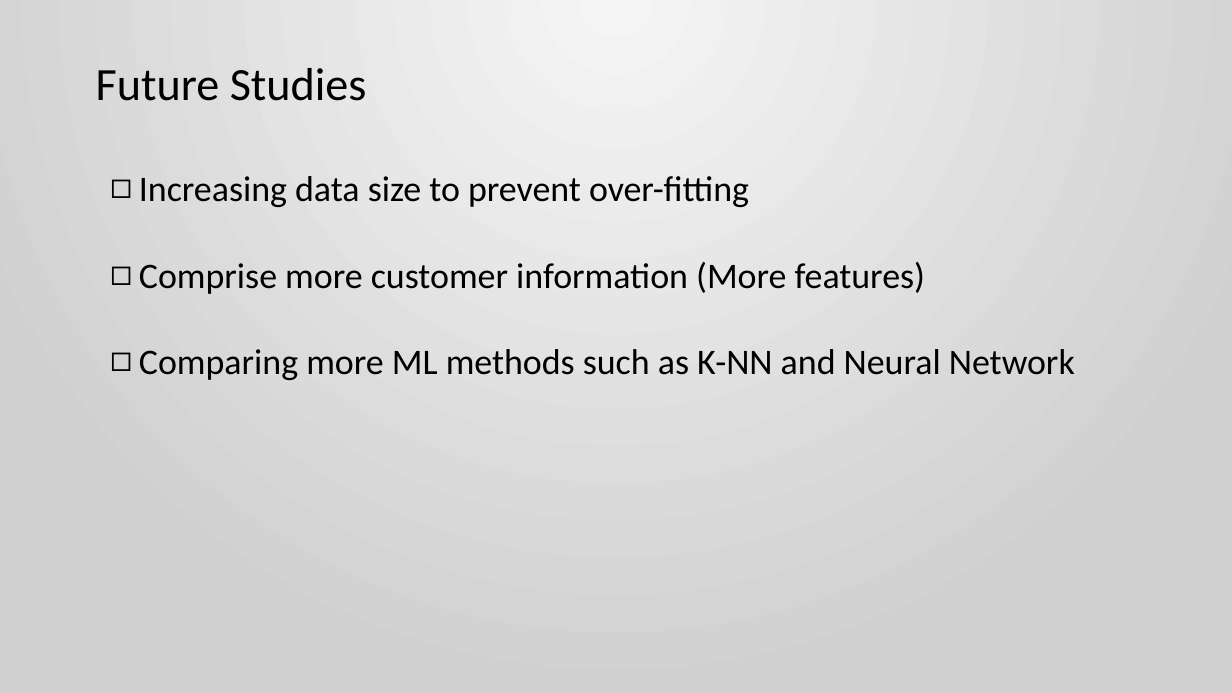
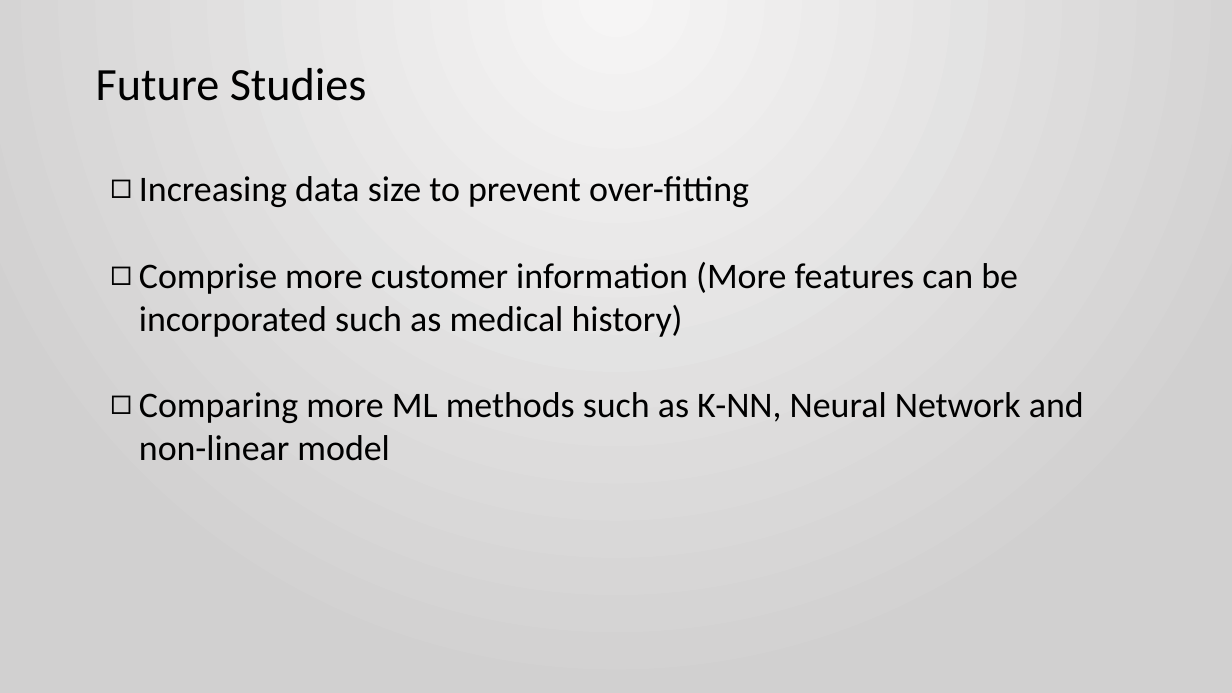
Before and after one commit to ronald55699/Capstone-2, a slide deck: slide 20 of Report/Capstone 2 Presentation.pptx (slide 16 before the commit). Drawn at 1232x693 pixels with LibreOffice and Linux fonts; fonts in the diff are those of the drawing. Boxes give left, top, right and bottom in pixels: in the first picture for what was removed or moved away, otherwise in the second. Text is boxed around its words. In the diff, an @@ line names an element or a change of style, - is before the commit and + after.

```diff
--- a/Report/Capstone 2 Presentation.pptx
+++ b/Report/Capstone 2 Presentation.pptx
@@ text at box(139, 262, 1084, 461): text changed @@
-◻ Comprise more customer information (More features)
-◻ Comparing more ML methods such as K-NN and Neural Network
+◻ Comprise more customer information (More features can be incorporated such as medical history)
+◻ Comparing more ML methods such as K-NN, Neural Network and non-linear model
```
Also in this commit, not shown: 3 other slides changed, 5 slides added, 1 other file.
